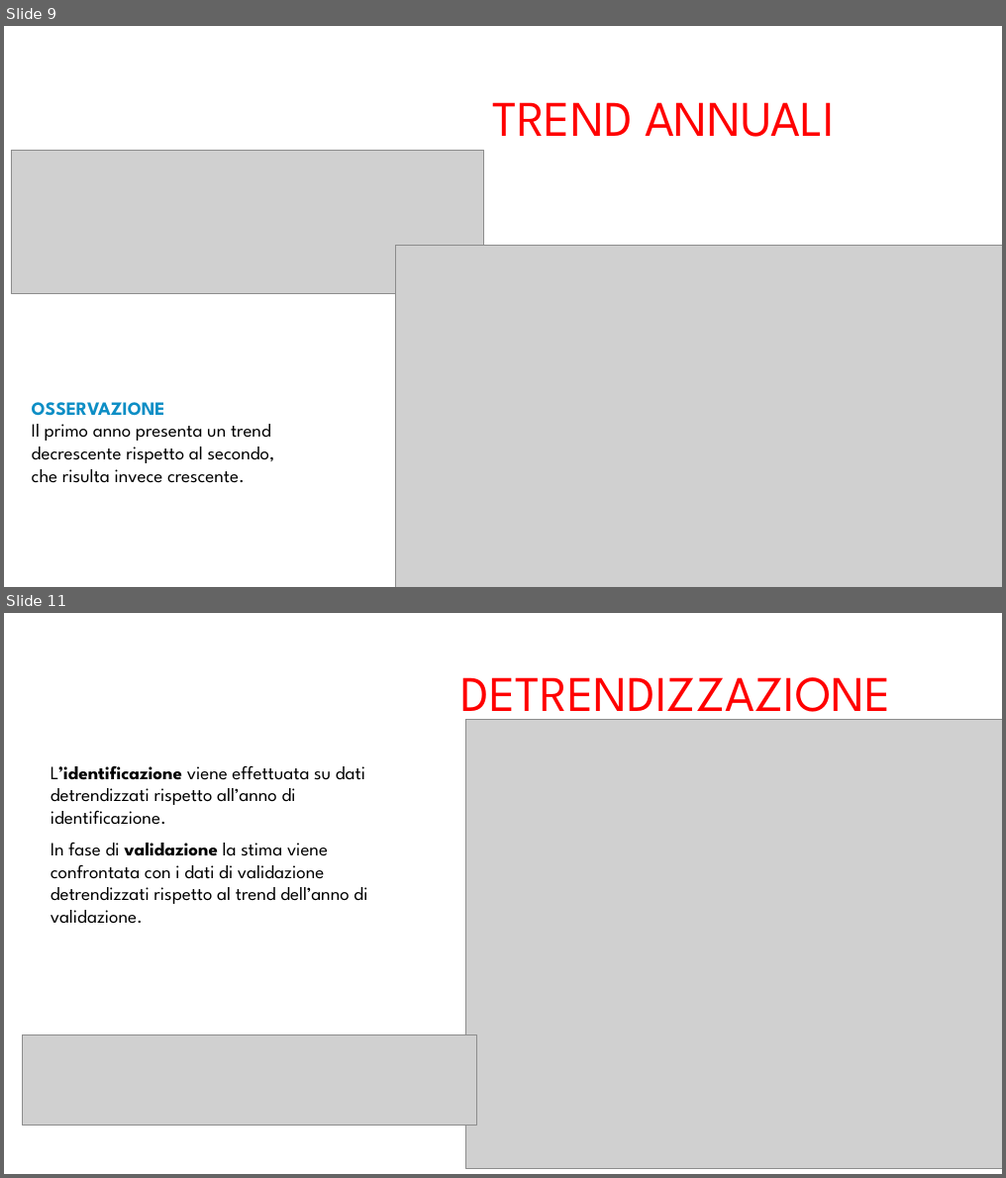
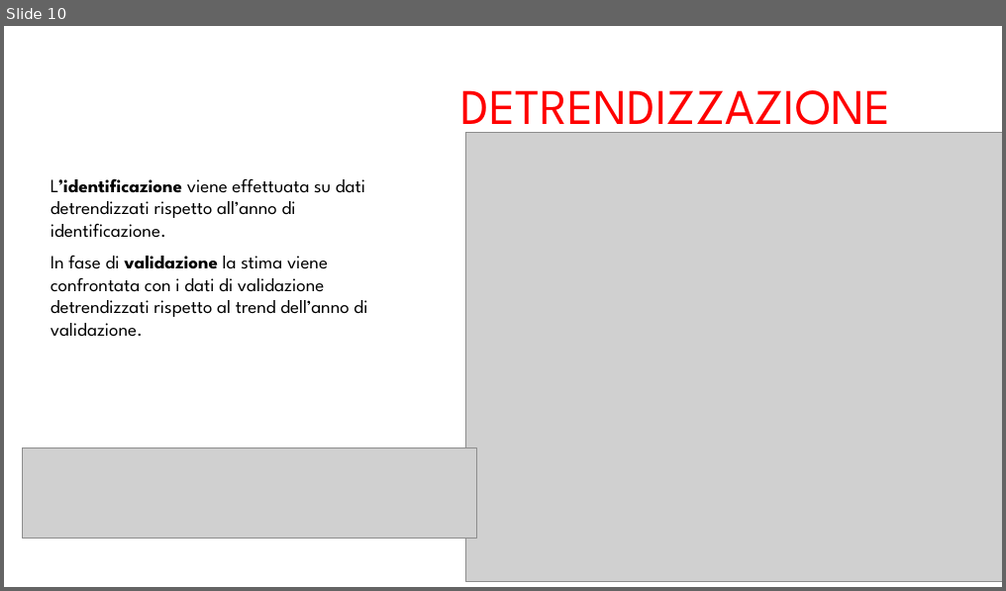
Before and after one commit to arrostini/predittoreDomeniche, a slide deck: progettomatlabfine.pptx. Shown one above the other, each under a label of ours: slides 9 and 11 before the commit, slide 10 after it; the slides between them are not shown. The pictures are 1006x1178 and 1006x591 pixels, drawn with LibreOffice and Linux fonts; fonts in the diff are those of the drawing; grey boxes stand for pictures; background and template pictures are left out. Boxes give left, top, right and bottom in pixels: in the first picture for what was removed or moved away, otherwise in the second. Text is boxed around its words. In the diff, an @@ line names an element or a change of style, - is before the commit and + after.

```diff
--- a/progettomatlabfine.pptx
+++ b/progettomatlabfine.pptx
@@ slide 9 removed at (4,26,1002,587), background #FFFFFF @@
@@ title removed at (492,102,835,137) @@
-TREND ANNUALI
@@ picture removed at (11,151,484,294) @@
@@ picture removed at (395,246,1002,587) @@
@@ text removed at (32,402,275,483) @@
-OSSERVAZIONE
-Il primo anno presenta un trend decrescente rispetto al secondo, che risulta invece crescente.
@@ what was slide 11 is now slide 10 @@
```
Also in this commit, not shown: 7 slides changed, 2 slides added.
